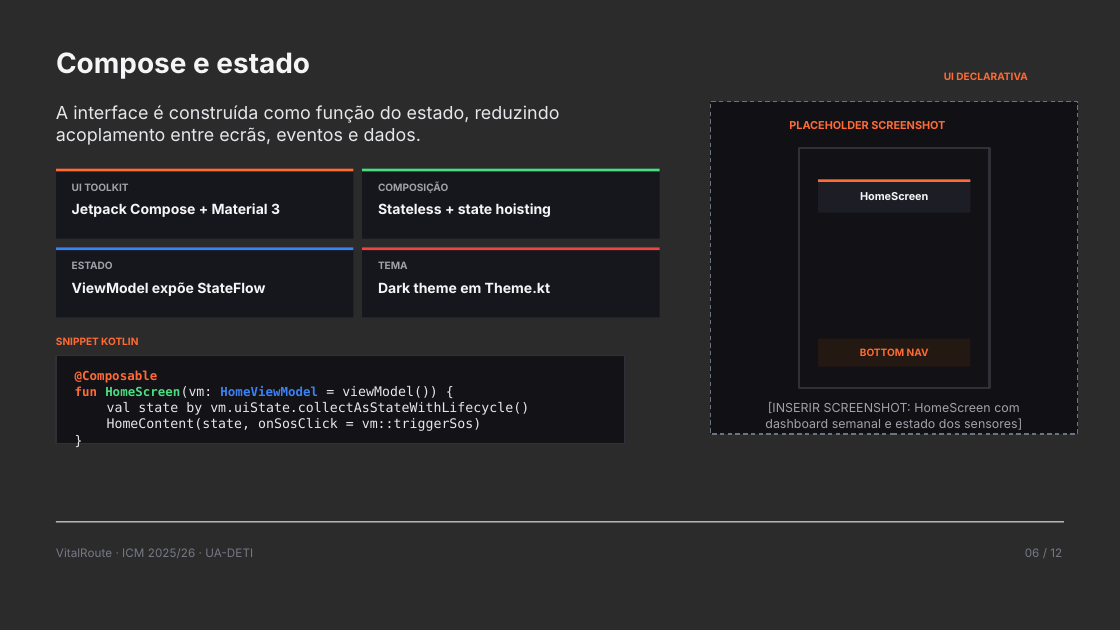
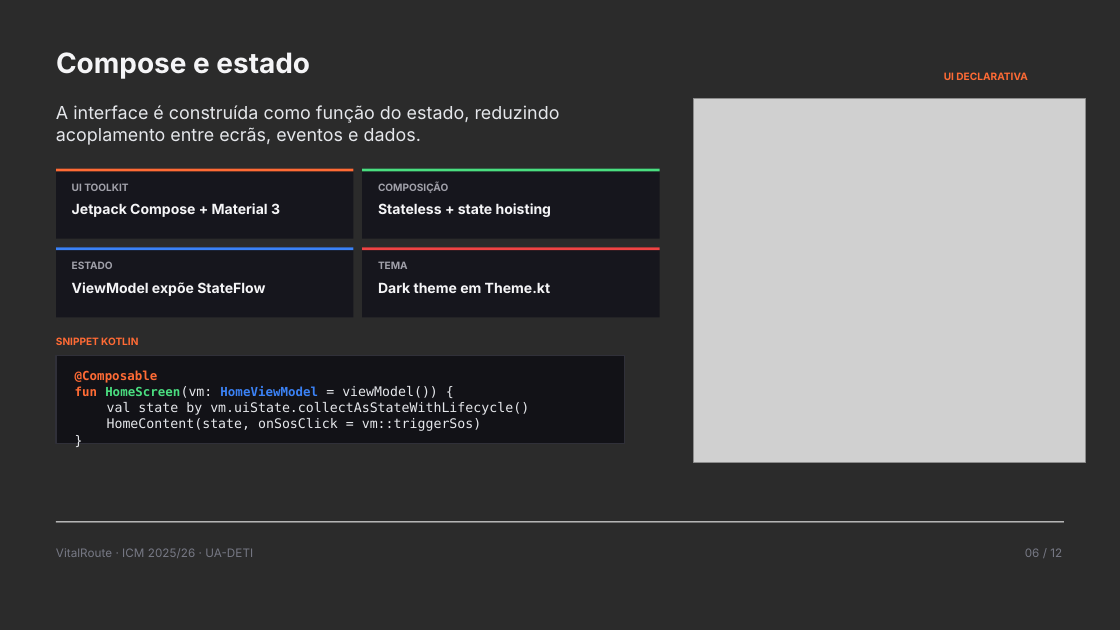
Before and after one commit to Duarte-Lourenco/ICM_2025-2026, a slide deck: slide 6 of VitalRoutePPT.pptx. Drawn at 1120x630 pixels with LibreOffice and Linux fonts; fonts in the diff are those of the drawing; grey boxes stand for pictures; background and template pictures are left out; a plain dark background stands for a picture behind light text. Boxes give left, top, right and bottom in pixels: in the first picture for what was removed or moved away, otherwise in the second. Text is boxed around its words. In the diff, an @@ line names an element or a change of style, - is before the commit and + after.

```diff
--- a/VitalRoutePPT.pptx
+++ b/VitalRoutePPT.pptx
@@ picture added at (x1=693, y1=99, x2=1085, y2=463) @@
@@ rectangle removed at (x1=710, y1=102, x2=1077, y2=435) @@
@@ text removed at (x1=789, y1=121, x2=945, y2=129) @@
-PLACEHOLDER SCREENSHOT
@@ rectangle removed at (x1=799, y1=148, x2=989, y2=388) @@
@@ rectangle removed at (x1=818, y1=179, x2=970, y2=213) @@
@@ rectangle removed at (x1=818, y1=179, x2=970, y2=181) @@
@@ text removed at (x1=860, y1=192, x2=928, y2=200) @@
-HomeScreen
@@ rectangle removed at (x1=818, y1=338, x2=970, y2=366) @@
@@ text removed at (x1=860, y1=348, x2=929, y2=356) @@
-BOTTOM NAV
@@ text removed at (x1=765, y1=402, x2=1022, y2=430) @@
-[INSERIR SCREENSHOT: HomeScreen com dashboard semanal e estado dos sensores]
```
Also in this commit, not shown: 4 other slides changed, 11 other files.
